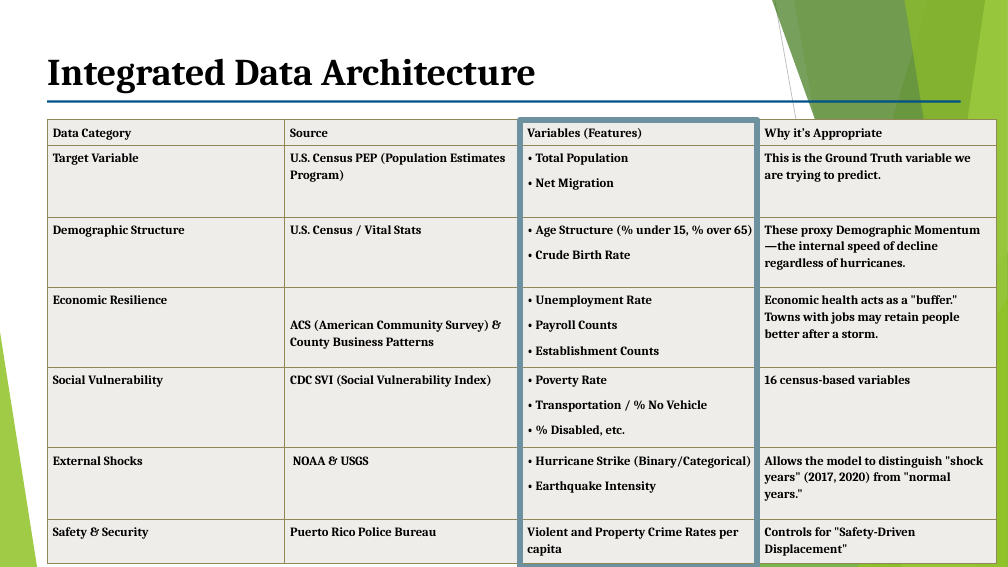
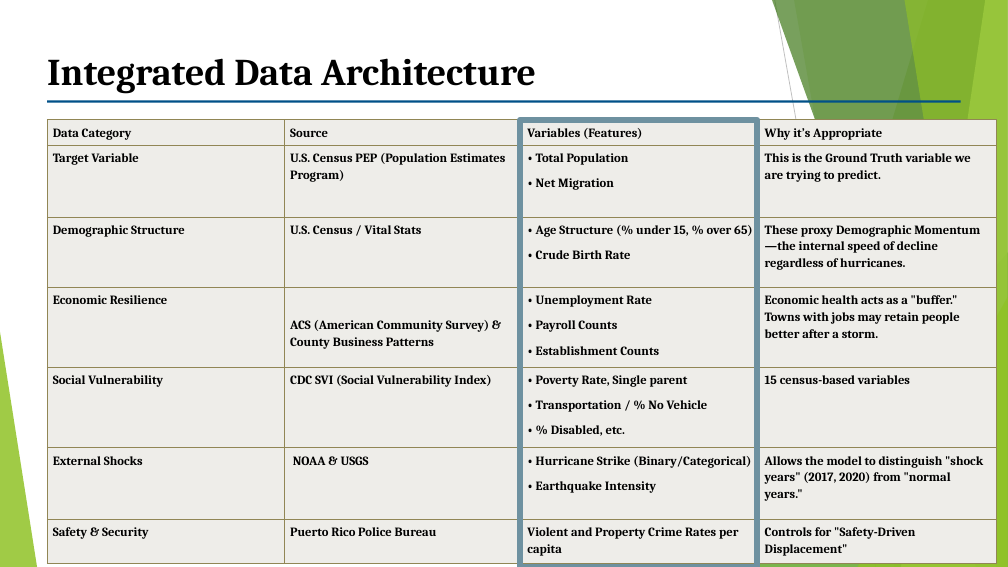
Before and after one commit to Venettov/CAPSTONE_DATA_SCIENCE_RIVERARUIZ, a slide deck: slide 4 of project_reports/Capstone_Proposal_RiveraruizJose_7FEB2026.pptx. Drawn at 1008x567 pixels with LibreOffice and Linux fonts; fonts in the diff are those of the drawing. Boxes give left, top, right and bottom in pixels: in the first picture for what was removed or moved away, otherwise in the second. Text is boxed around its words. In the diff, an @@ line names an element or a change of style, - is before the commit and + after.

```diff
--- a/project_reports/Capstone_Proposal_RiveraruizJose_7FEB2026.pptx
+++ b/project_reports/Capstone_Proposal_RiveraruizJose_7FEB2026.pptx
@@ table at <box>47,120,997,563</box> @@
-row 5, column 3: • Poverty Rate / • Transportation / % No Vehicle / • % Disabled, etc.
+row 5, column 3: • Poverty Rate, Single parent / • Transportation / % No Vehicle / • % Disabled, etc.
-row 5, column 4: 16 census-based variables
+row 5, column 4: 15 census-based variables
```
Also in this commit, not shown: 32 other files.
